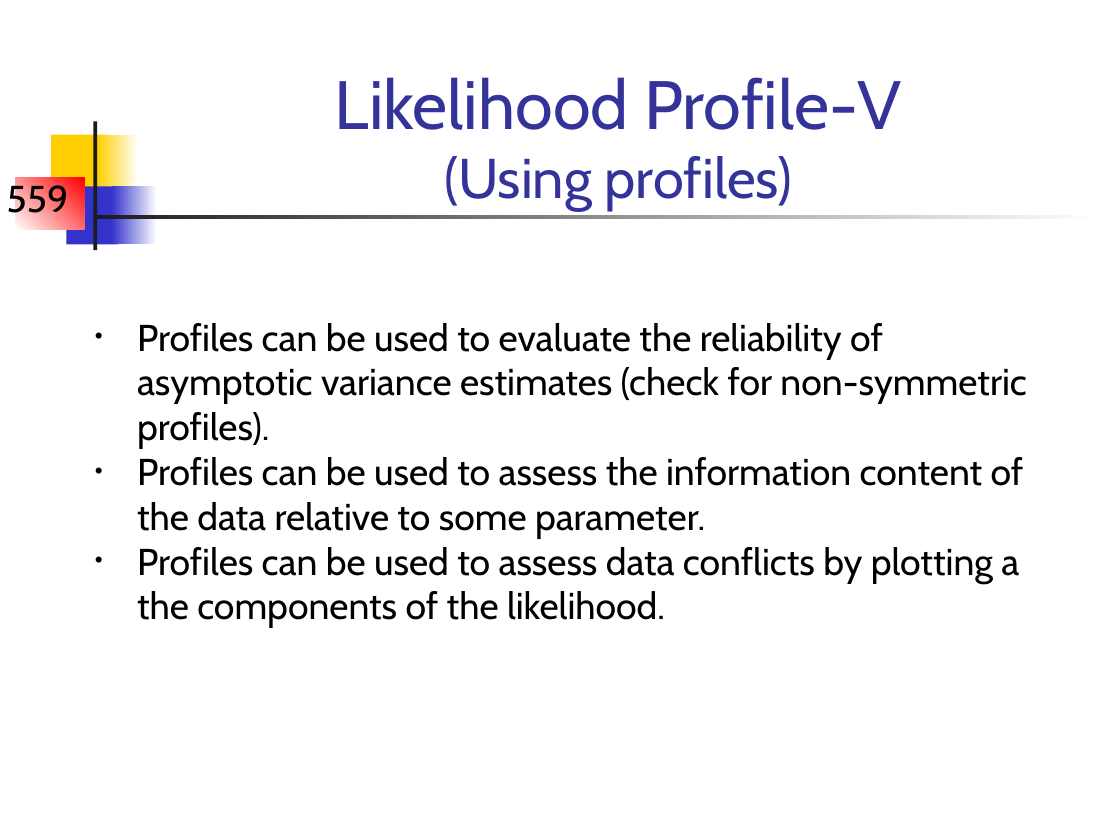
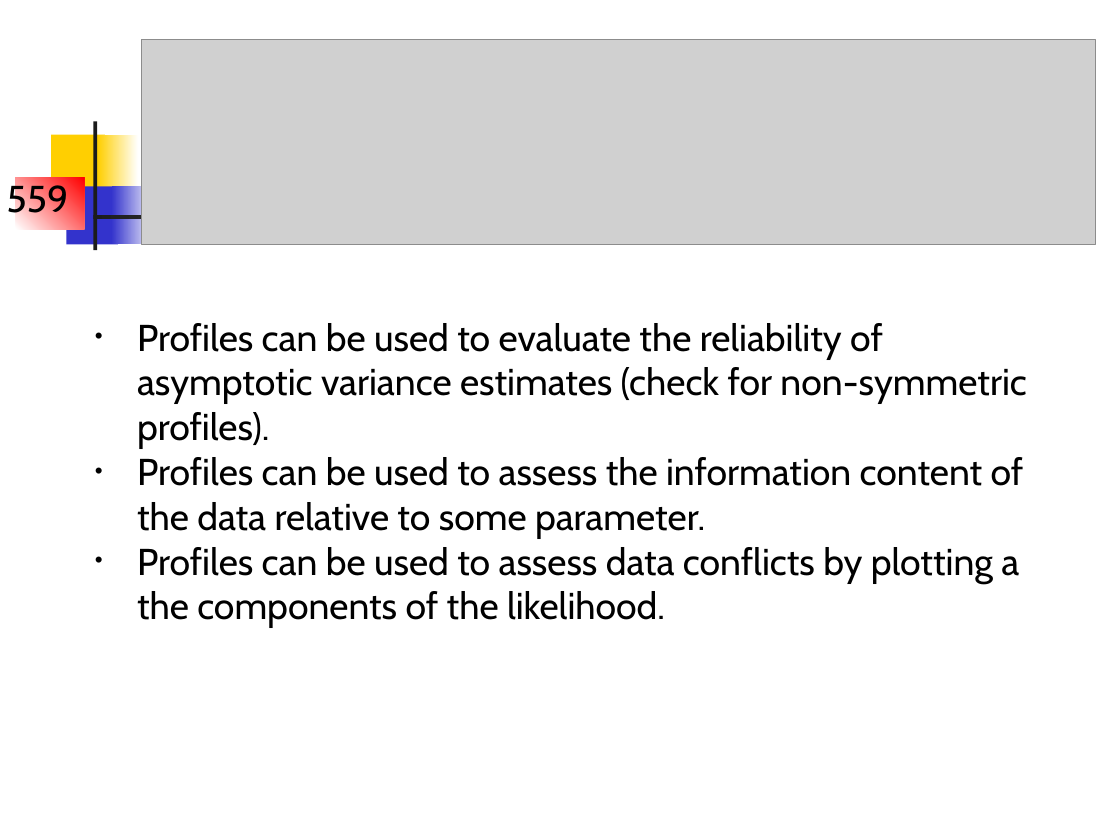
Before and after one commit to LeoUtas/TMB_workshops, a slide deck: slide 15 of tmb_Andre_E_Punt/Day 2/LectE.ppt. Drawn at 1120x840 pixels with LibreOffice and Linux fonts; fonts in the diff are those of the drawing; grey boxes stand for pictures. Boxes give left, top, right and bottom in pixels: in the first picture for what was removed or moved away, otherwise in the second. Text is boxed around its words. In the diff, an @@ line names an element or a change of style, - is before the commit and + after.

```diff
--- a/tmb_Andre_E_Punt/Day 2/LectE.ppt
+++ b/tmb_Andre_E_Punt/Day 2/LectE.ppt
@@ picture added at (141, 39, 1095, 244) @@
@@ title removed at (335, 77, 901, 211) @@
-Likelihood Profile-V
-(Using profiles)
```
Also in this commit, not shown: 1 other slide changed, 31 other files.
